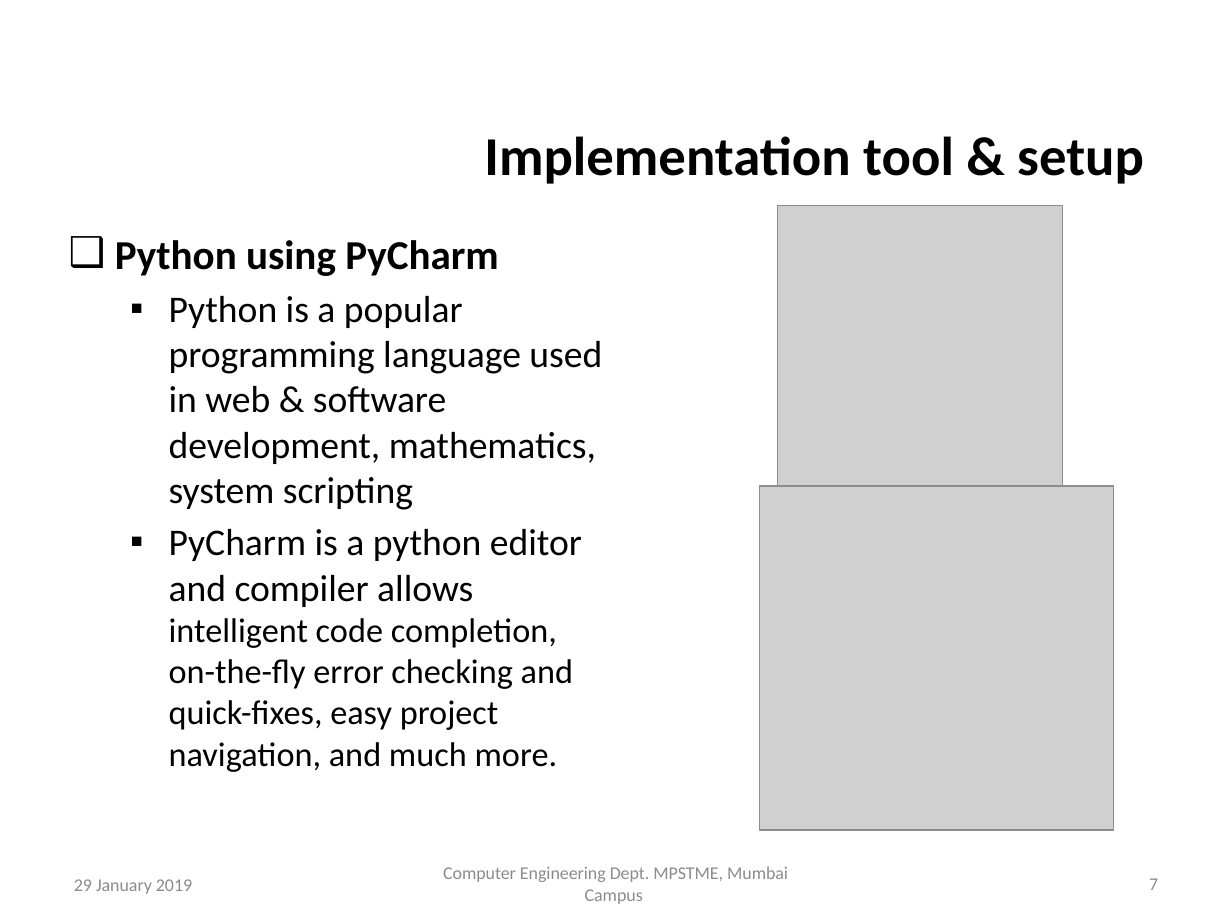
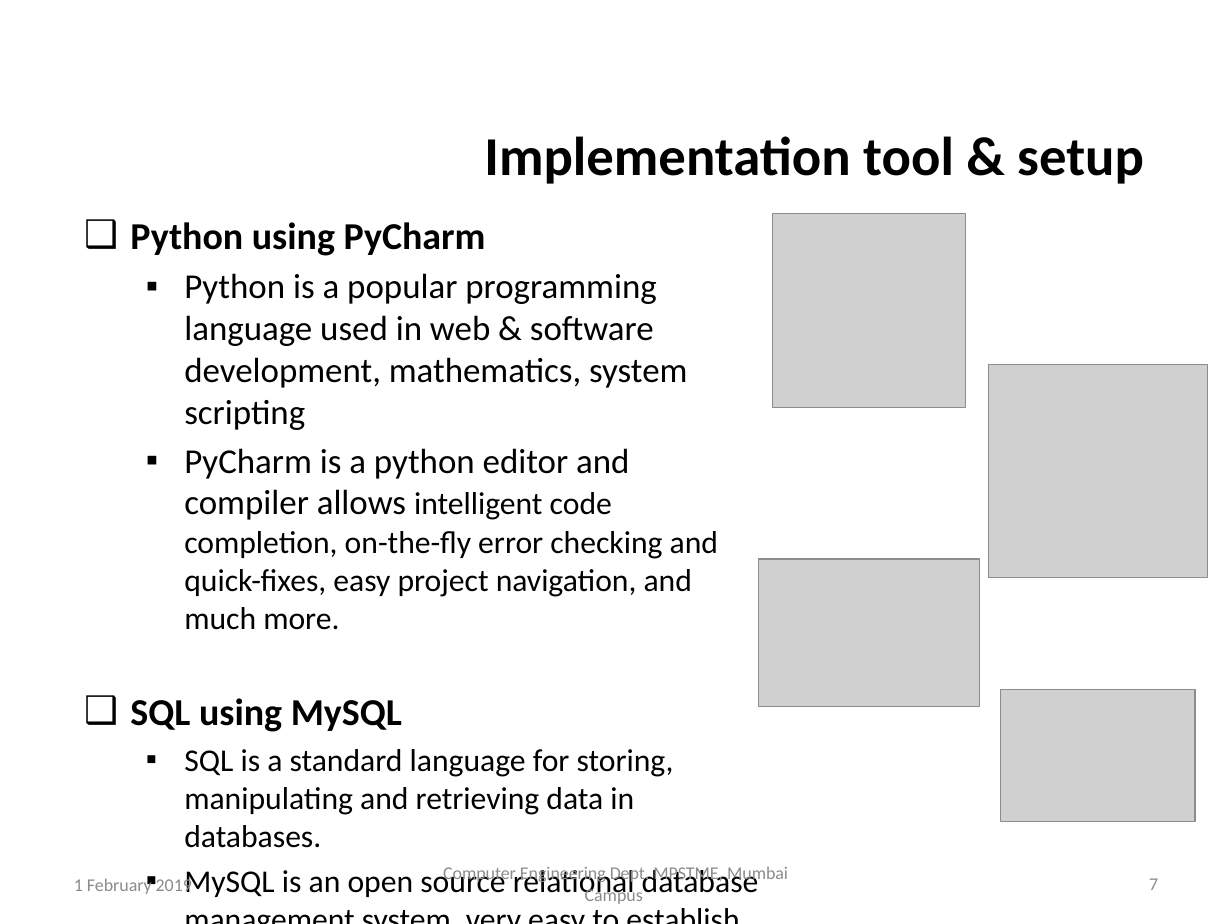
Before and after one commit to TeeeJaey/SignatureVerifier, a slide deck: slide 7 of PPT/B002_ProjectPPT.pptx. Drawn at 1232x924 pixels with LibreOffice and Linux fonts; fonts in the diff are those of the drawing; grey boxes stand for pictures; background and template pictures are left out. Boxes give left, top, right and bottom in pixels: in the first picture for what was removed or moved away, otherwise in the second. Text is boxed around its words. In the diff, an @@ line names an element or a change of style, - is before the commit and + after.

Commit message:
PPT

```diff
--- a/PPT/B002_ProjectPPT.pptx
+++ b/PPT/B002_ProjectPPT.pptx
@@ text "Python using PyCharm": place and size @@
-text "Python using PyCharm" at bbox=[115, 240, 602, 772]
+text "Python using PyCharm" at bbox=[130, 222, 759, 900]
@@ text at bbox=[130, 222, 718, 630]: size 24 to 22.2 pt in "Python using PyCharm"; size 22 to 20.4 pt in "Python is a popular programming language used ...", "PyCharm is a python editor and compiler ..."; size 20 to 18.5 pt in "intelligent code completion, on-the-fly error checking and ..." @@
@@ picture: place and size @@
-picture at bbox=[777, 206, 1062, 492]
+picture at bbox=[772, 214, 965, 408]
@@ picture: place and size @@
-picture at bbox=[760, 487, 1114, 830]
+picture at bbox=[988, 365, 1207, 578]
@@ picture added at bbox=[759, 559, 979, 707] @@
@@ text at bbox=[130, 698, 759, 900]: paragraphs added @@
+❑ SQL using MySQL
+  ▪ SQL is a standard language for storing, manipulating and retrieving data in databases.
+  ▪ MySQL is an open source relational database management system, very easy to establish, use and manage
@@ picture added at bbox=[1000, 690, 1195, 822] @@
@@ text at bbox=[74, 876, 192, 894]: text changed @@
-29 January 2019
+1 February 2019
```
Also in this commit, not shown: 24 other slides changed, 1 slide removed, 5 other files.
